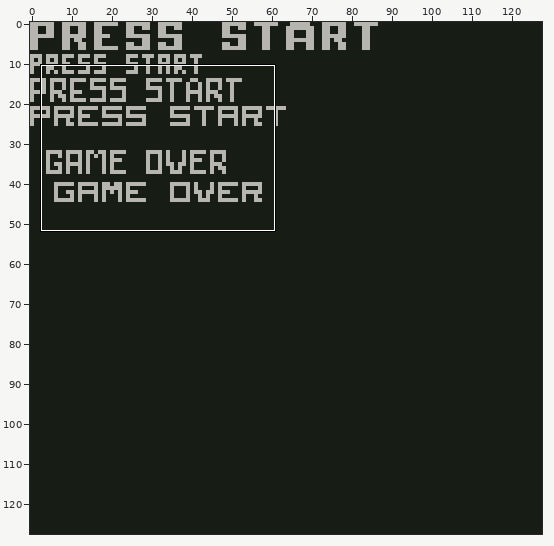
Pixel-art file: art/PressStart.aseprite. The picture above shows the old version from afar; the outline marks the close-up.
Close-up. Before the edit:
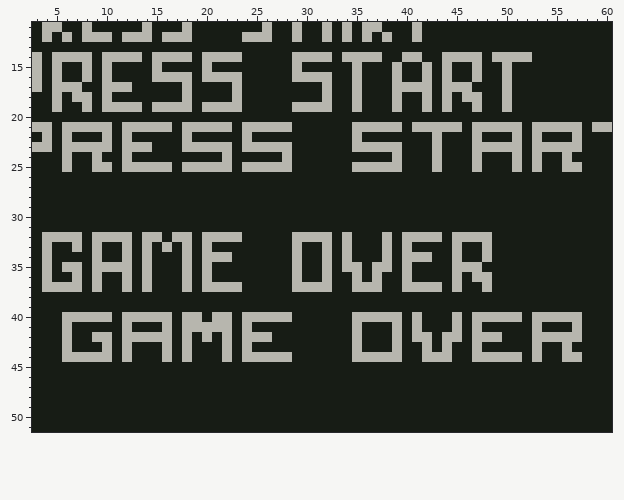
128x128 pixels, 1 frame. Colours within 5 levels of each other are drawn and written as one. Shown: x 3..60, y 11..51.
After:
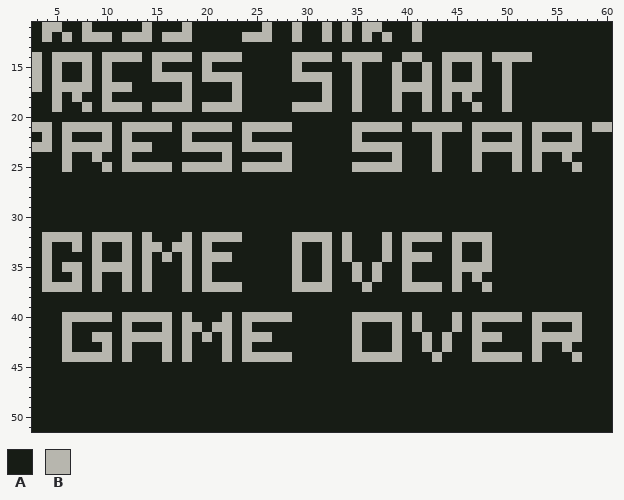
Palette (. is transparent): A #171c15  B #b7b6ae
Change:
@@ x 3..60 @@
 16 BABAABABAAAABBBBABBBBAAAAABBBBAABAAABAABABAABAABAAAAAAAAAA
-17 BABBBAABBBAAAAABAAAABAAAAAAAABAABAAABBBBABBBAAABAAAAAAAAAA
-18 AABABBABAAAAAAABAAAABAAAAAAAABAABAAABAABABABBAABAAAAAAAAAA
+17 BABBBBABBBAAAAABAAAABAAAAAAAABAABAAABBBBABBBBAABAAAAAAAAAA
+18 AABABAABAAAAAAABAAAABAAAAAAAABAABAAABAABABABAAABAAAAAAAAAA
 19 AABAABABBBBABBBBABBBBAAAAABBBBAABAAABAABABAABAABAAAAAAAAAA
@@ x 3..60 @@
 24 AAABAABAABAAAAAAAAABAAAAABAAAAAAAAAABAAABAAABAAABABAABAAAA
-25 AAABAABBABBBBBABBBBBABBBBBAAAAAABBBBBAAABAAABAAABABAABBAAA
+25 AAABAAABABBBBBABBBBBABBBBBAAAAAABBBBBAAABAAABAAABABAAABAAA
 26 AAAAAAAAAAAAAAAAAAAAAAAAAAAAAAAAAAAAAAAAAAAAAAAAAAAAAAAAAA
@@ x 3..60 @@
 31 AAAAAAAAAAAAAAAAAAAAAAAAAAAAAAAAAAAAAAAAAAAAAAAAAAAAAAAAAA
-32 ABBBBABBBBABBABBABBBBAAAAABBBBABAAABABBBBABBBBAAAAAAAAAAAA
-33 ABAABABAABABABABABAAAAAAAABAABABAAABABAAAABAABAAAAAAAAAAAA
-34 ABAAAABAABABAAABABBBAAAAAABAABABAAABABBBAABAABAAAAAAAAAAAA
-35 ABABBABBBBABAAABABAAAAAAAABAABABBABBABAAAABBBAAAAAAAAAAAAA
-36 ABAABABAABABAAABABAAAAAAAABAABAABABAABAAAABABBAAAAAAAAAAAA
-37 ABBBBABAABABAAABABBBBAAAAABBBBAABBBAABBBBABAABAAAAAAAAAAAA
+32 ABBBBABBBBABAAABABBBBAAAAABBBBABAAABABBBBABBBBAAAAAAAAAAAA
+33 ABAABABAABABBABBABAAAAAAAABAABABAAABABAAAABAABAAAAAAAAAAAA
+34 ABAAAABAABABABABABBBAAAAAABAABABAAABABBBAABAABAAAAAAAAAAAA
+35 ABABBABBBBABAAABABAAAAAAAABAABAABABAABAAAABBBBAAAAAAAAAAAA
+36 ABAABABAABABAAABABAAAAAAAABAABAABABAABAAAABABAAAAAAAAAAAAA
+37 ABBBBABAABABAAABABBBBAAAAABBBBAAABAAABBBBABAABAAAAAAAAAAAA
 38 AAAAAAAAAAAAAAAAAAAAAAAAAAAAAAAAAAAAAAAAAAAAAAAAAAAAAAAAAA
 39 AAAAAAAAAAAAAAAAAAAAAAAAAAAAAAAAAAAAAAAAAAAAAAAAAAAAAAAAAA
-40 AAABBBBBABBBBBABBABBABBBBBAAAAAABBBBBABAAABABBBBBABBBBBAAA
-41 AAABAAAAABAAABABBBBBABAAAAAAAAAABAAABABAAABABAAAAABAAABAAA
-42 AAABAABBABBBBBABABABABBBAAAAAAAABAAABABBABBABBBAAABBBBBAAA
+40 AAABBBBBABBBBBABAAABABBBBBAAAAAABBBBBABAAABABBBBBABBBBBAAA
+41 AAABAAAAABAAABABBABBABAAAAAAAAAABAAABABAAABABAAAAABAAABAAA
+42 AAABAABBABBBBBABABABABBBAAAAAAAABAAABAABABAABBBAAABBBBBAAA
 43 AAABAAABABAAABABAAABABAAAAAAAAAABAAABAABABAABAAAAABAABAAAA
-44 AAABBBBBABAAABABAAABABBBBBAAAAAABBBBBAABBBAABBBBBABAABBAAA
+44 AAABBBBBABAAABABAAABABBBBBAAAAAABBBBBAAABAAABBBBBABAAABAAA
 45 AAAAAAAAAAAAAAAAAAAAAAAAAAAAAAAAAAAAAAAAAAAAAAAAAAAAAAAAAA
